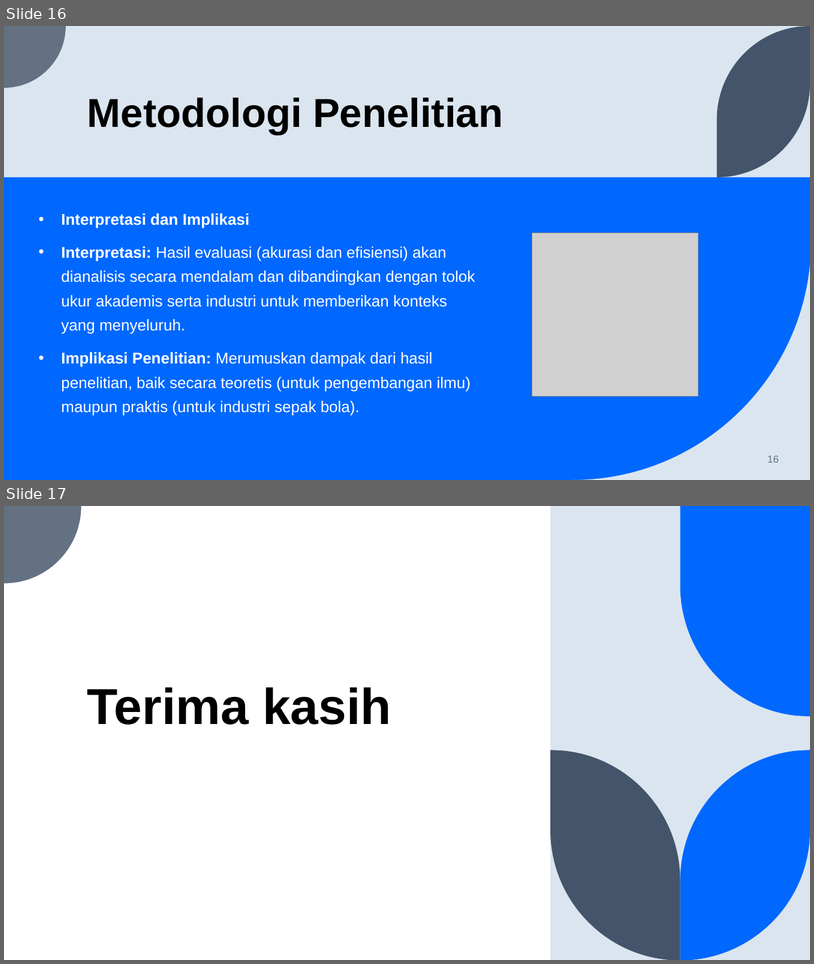
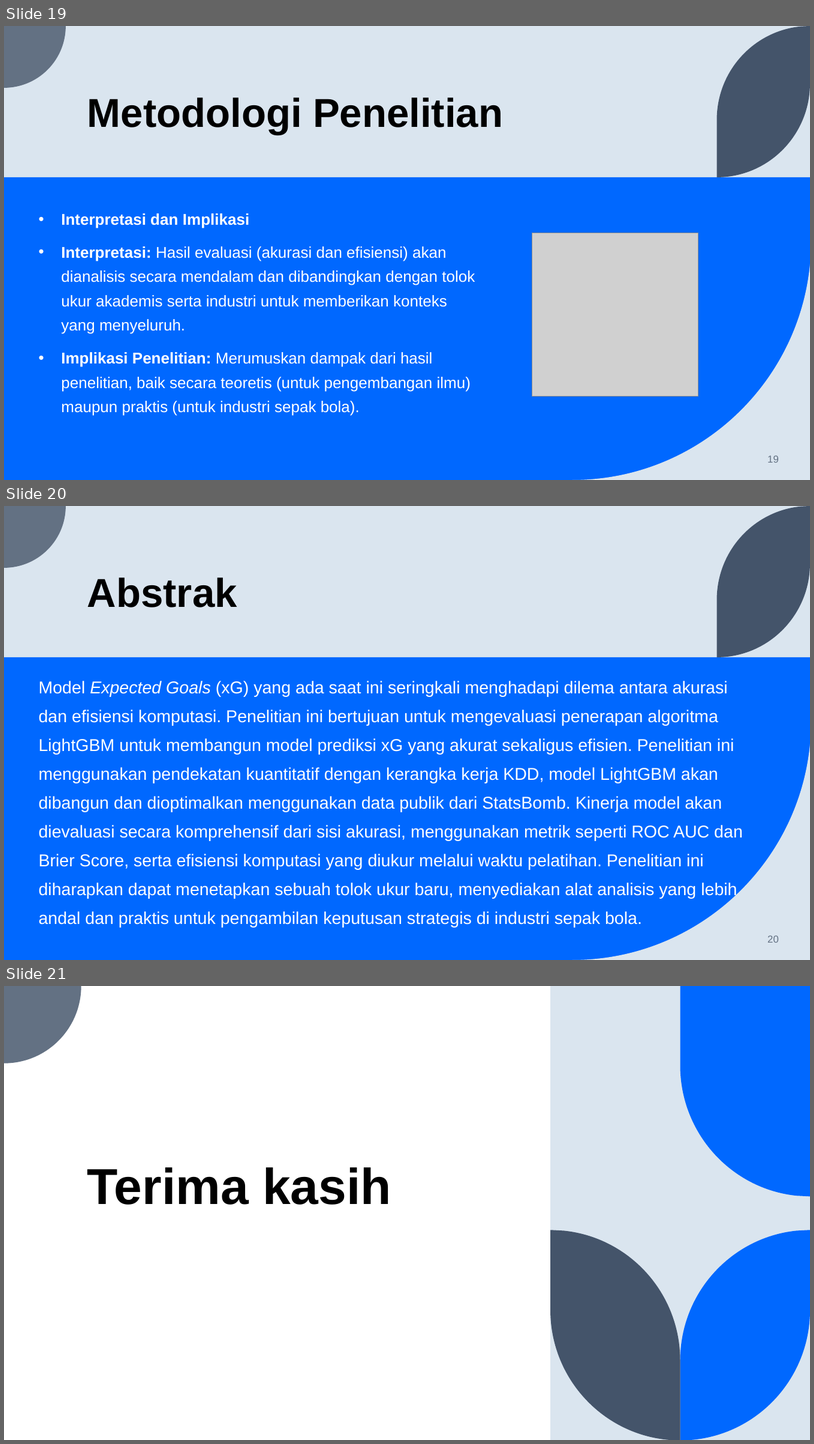
Before and after one commit to fadhilra101/skripsi, a slide deck: ppt/PPT SEMPRO FADHIL.pptx. Shown one above the other, each under a label of ours: slides 16 and 17 before the commit, slides 19, 20 and 21 after it. The pictures are 814x964 and 814x1444 pixels, drawn with LibreOffice and Linux fonts; fonts in the diff are those of the drawing; grey boxes stand for pictures. Boxes give left, top, right and bottom in pixels: in the first picture for what was removed or moved away, otherwise in the second. Text is boxed around its words. In the diff, an @@ line names an element or a change of style, - is before the commit and + after.

```diff
--- a/ppt/PPT SEMPRO FADHIL.pptx
+++ b/ppt/PPT SEMPRO FADHIL.pptx
@@ slide 20 added at <box>4,506,810,960</box>, background #DAE5EF; not listed: 4 template elements that a slide beside it also shows @@
@@ title added at <box>87,577,237,607</box>, 48 pt, text #000000, bold @@
+Abstrak
@@ text added at <box>39,681,743,927</box>, 20.4 pt, text #FFFFFF @@
+Model Expected Goals (xG) yang ada saat ini seringkali menghadapi dilema antara akurasi dan efisiensi komputasi. Penelitian ini bertujuan untuk mengevaluasi penerapan algoritma LightGBM untuk membangun model prediksi xG yang akurat sekaligus efisien. Penelitian ini menggunakan pendekatan kuantitatif dengan kerangka kerja KDD, model LightGBM akan dibangun dan dioptimalkan menggunakan data publik dari StatsBomb. Kinerja model akan dievaluasi secara komprehensif dari sisi akurasi, menggunakan metrik seperti ROC AUC dan Brier Score, serta efisiensi komputasi yang diukur melalui waktu pelatihan. Penelitian ini diharapkan dapat menetapkan sebuah tolok ukur baru, menyediakan alat analisis yang lebih andal dan praktis untuk pengambilan keputusan strategis di industri sepak bola.
@@ page number added at <box>768,935,779,942</box>, 12 pt, text #637183 @@
+20
@@ what was slide 16 is now slide 19 @@
@@ page number at <box>768,455,779,462</box>: text changed @@
-16
+19
@@ what was slide 17 is now slide 21 @@
```
Also in this commit, not shown: 5 slides changed, 3 other slides added, 1 other file.
